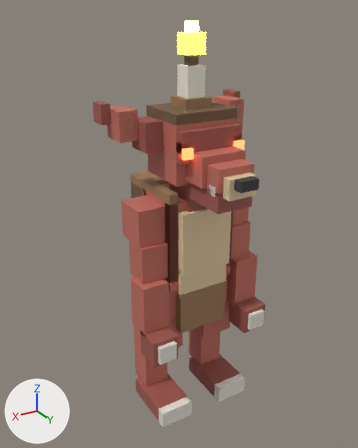
The glTF model assets/meshes/characters/voxel_kobold_42px.glb: old version first, new version second.
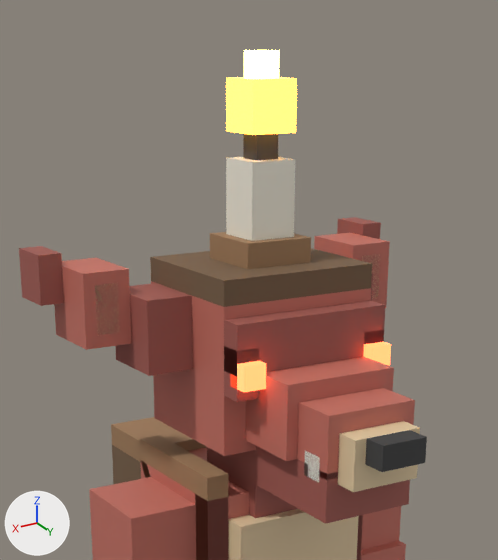
Each version is shown whole from a 50 mm camera at (0.847, 1.37, 1.402) aimed at (0.026, 0.001, 0.717), then close up on the part from 24% to 81% of the width and 0% to 51% of the height. Every picture has the same lights, and +X, +Y and +Z are marked at lower left. The first two pictures are the older version. Where no turn or scale is listed for an object, it has been applied to the vertices.

Names of what the first close-up shows: 'belly_upper_tan', 'candle_rope_strap', 'candle_wax', 'ear_base_left', 'ear_mid_left', 'eye_glow_left', 'eye_glow_right', 'flame_core', 'flame_tip', 'jaw_lower', 'muzzle_base', 'muzzle_mid', 'shoulder_left', 'skull_brow', 'skull_cranium' and 19 more.
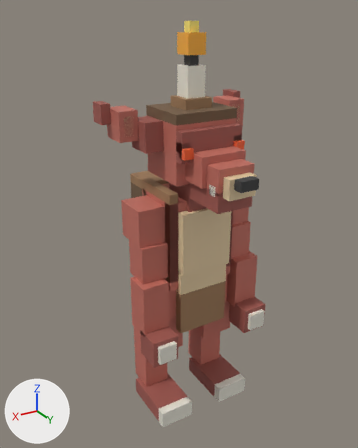
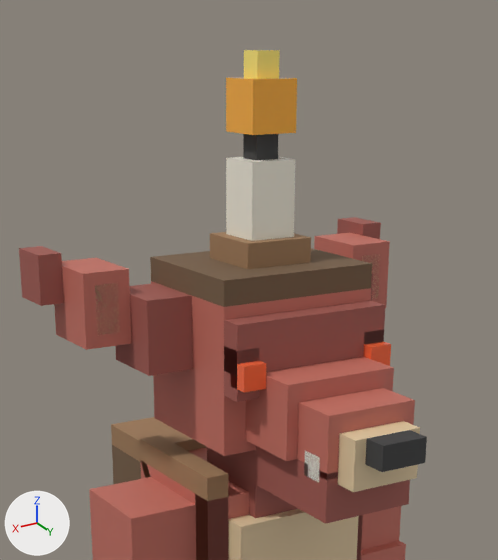
Location of each change, [x1, y1, x2, y2] in pixels of the close-ups (498 x 560 px):
'flame_core', recoloured, surface changed (darker)
    both: [226, 77, 297, 135]
'flame_tip', surface changed (darker)
    both: [244, 50, 280, 79]
'eye_glow_left', recoloured, surface changed (darker)
    both: [237, 361, 266, 392]
'eye_glow_right', recoloured, surface changed (darker)
    both: [363, 342, 391, 366]

What the commit changed:
In material 'eye_red_glow' (mat_eye_red_glow), emission_color is no longer (1.0, 0.15, 0.05), orange #ff6c3f.
In material 'eye_red_glow' (mat_eye_red_glow), emission_strength is no longer 4.0.
In material 'flame_orange' (mat_flame_orange), emission_color is no longer (1.0, 0.45, 0.05), orange #ffb33f.
In material 'flame_orange' (mat_flame_orange), emission_strength is no longer 4.5.
In material 'flame_yellow' (mat_flame_yellow), emission_strength is no longer 6.0.
